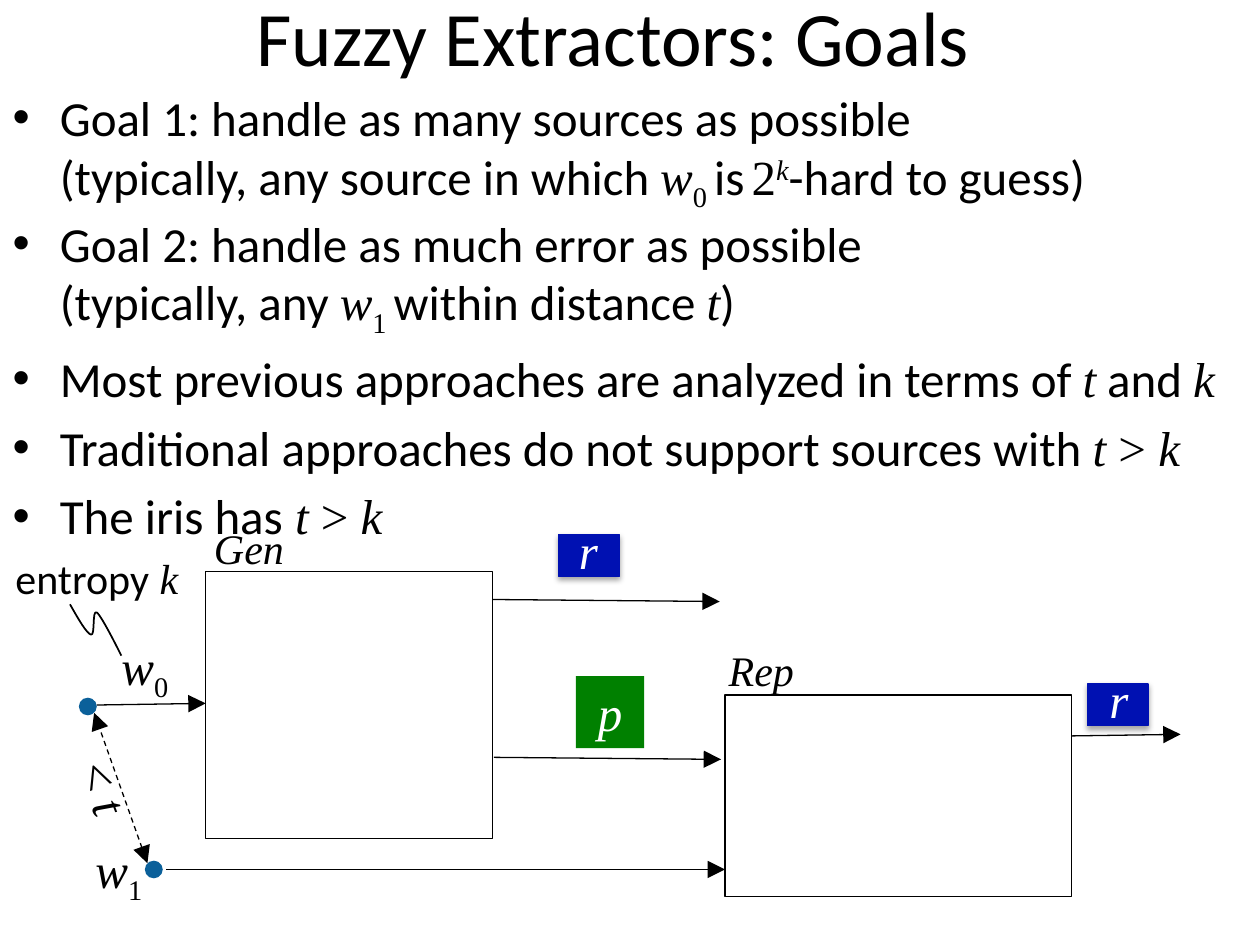
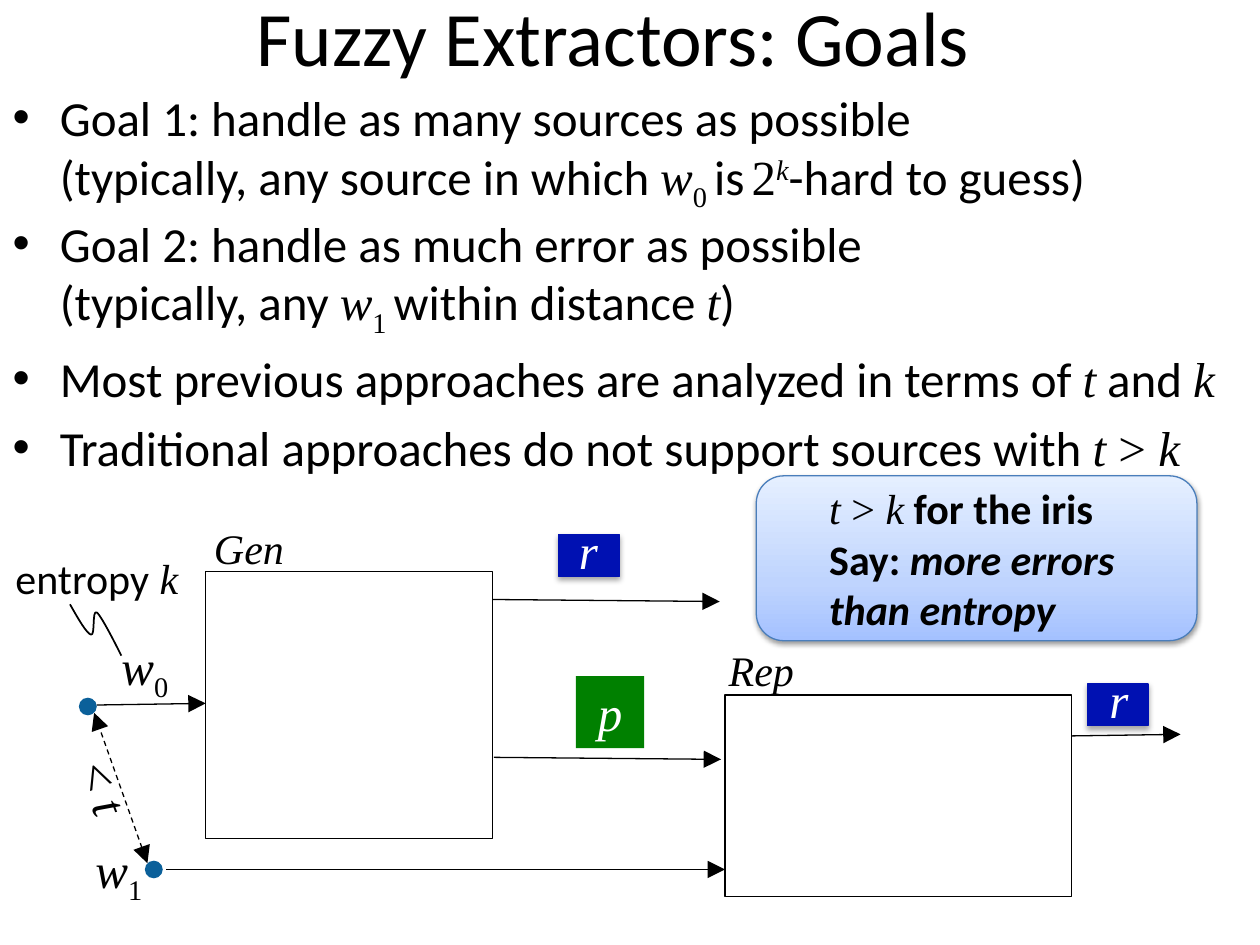
Before and after one commit to xianruimeng/comp-fuzzy-ext, a slide deck: slide 9 of Haifa-KeyDerivation.pptx. Drawn at 1260x945 pixels with LibreOffice and Linux fonts; fonts in the diff are those of the drawing. Boxes give left, top, right and bottom in pixels: in the first picture for what was removed or moved away, otherwise in the second. Text is boxed around its words. In the diff, an @@ line names an element or a change of style, - is before the commit and + after.

```diff
--- a/Haifa-KeyDerivation.pptx
+++ b/Haifa-KeyDerivation.pptx
@@ rounded rectangle added at <box>756,476,1197,641</box>, fill gradient #A4C4FF to #BFD4FF to #E6EEFF, outline #4B7EBC 0.75 pt, 24 pt, text #000000, bold, italic @@
+t > k for the iris
+Say: more errors
+than entropy
@@ text at <box>60,500,383,546</box>: paragraph removed @@
-• The iris has t > k
```
Also in this commit, not shown: 9 other slides changed, 1 slide added.
